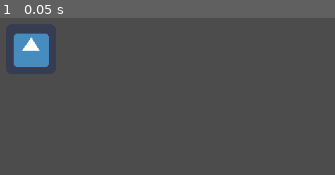
Above: before the commit, frame 1.
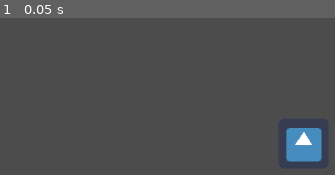
Above: after the commit, the same moment.

Repository: minerscale/autumn-arson
Game: Godot game, scene res://main.tscn
The game is run twice, just before and just after one commit, with the same random seed, the same clock (stepped at 60 frames per second) and the same inputs. The engine's default icon, where the game draws it, is replaced by a stand-in: a white triangle on a blue panel in a dark square.
Inputs:
- Up to frame 1 (0.05 s): no input

The runs differ from the first frame. In frame 1, 4.6% of the frame differs, in the area x 3-97%, y 9-92%.

Commit message:
up to date

Diff:
--- a/main.tscn
+++ b/main.tscn
@@ -8,5 +8,5 @@
 }
 
 [node name="Sprite" type="Sprite" parent="."]
-position = Vector2( 68.7347, 90.2143 )
+position = Vector2( 418.208, 211.267 )
 texture = ExtResource( 1 )
